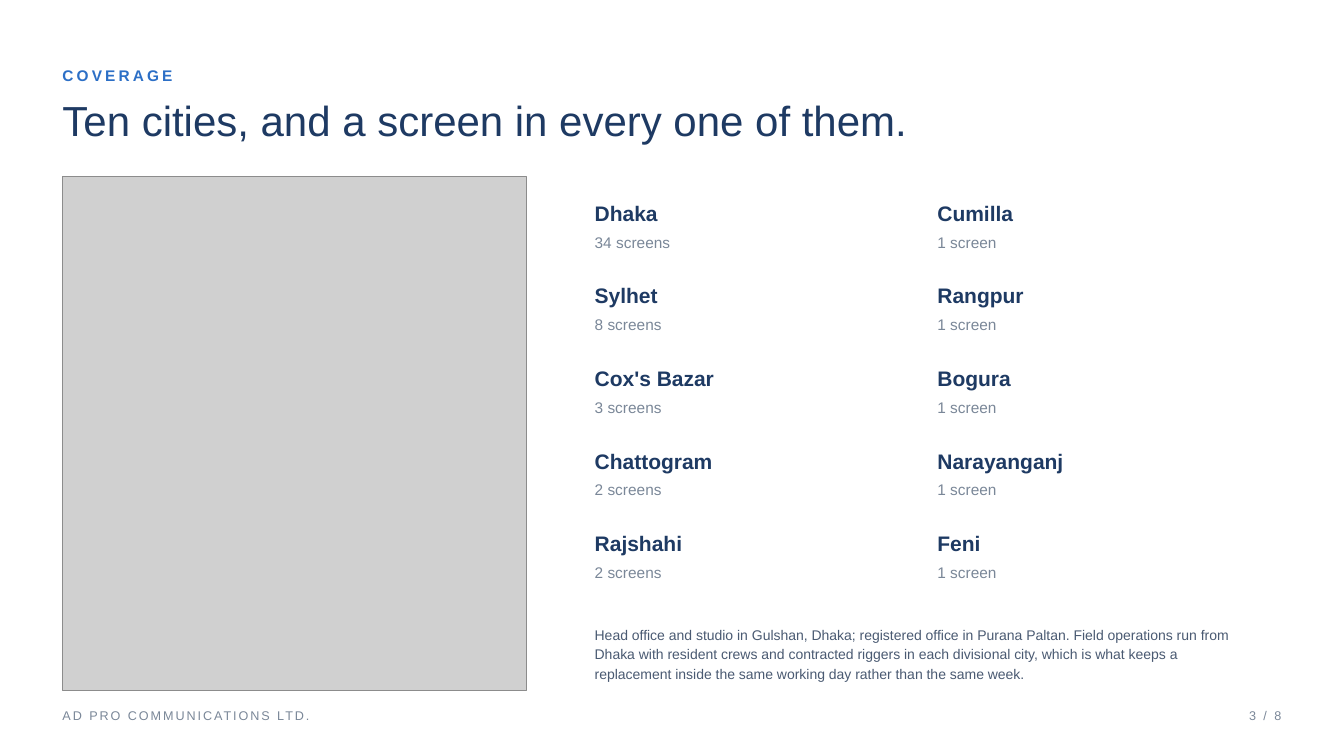
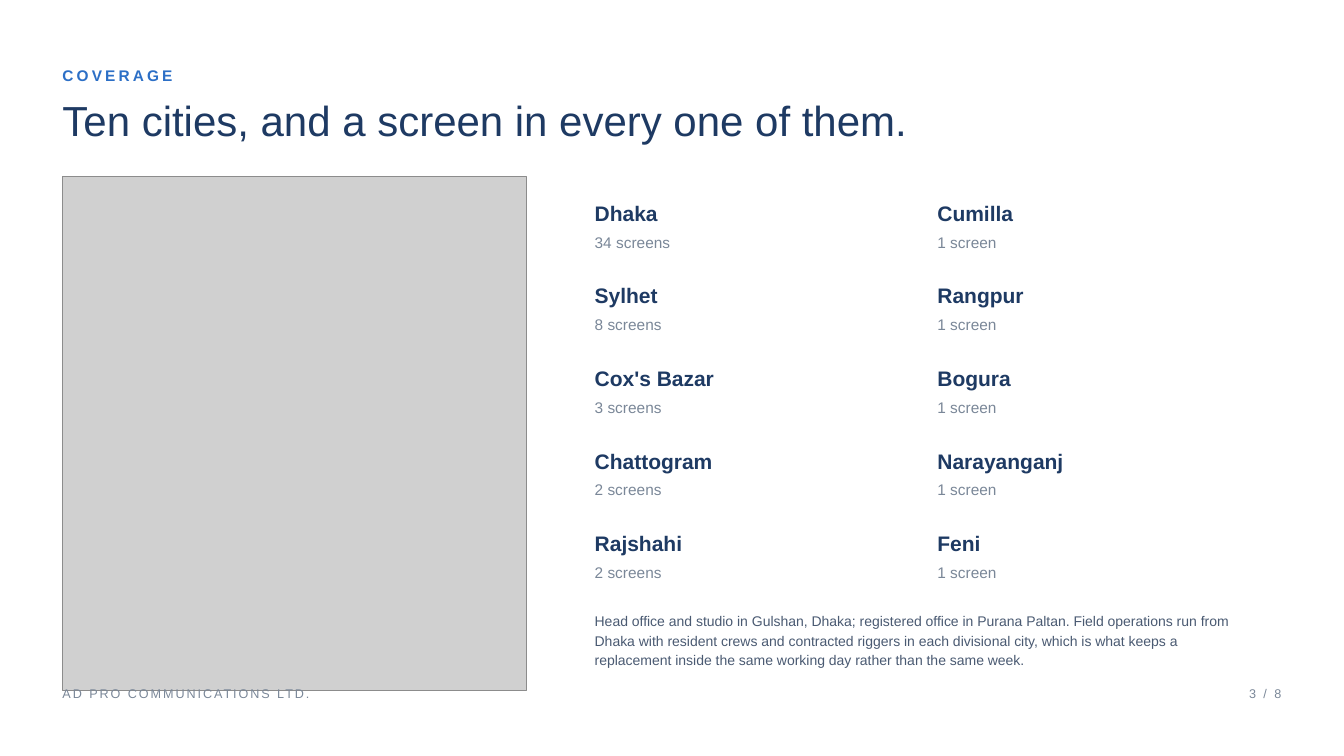
Before and after one commit to AhmedMasum2000000/acnd.music, a slide deck: slide 3 of adpro/uber-presentation.pptx. Drawn at 1344x756 pixels with LibreOffice and Linux fonts; fonts in the diff are those of the drawing; grey boxes stand for pictures. Boxes give left, top, right and bottom in pixels: in the first picture for what was removed or moved away, otherwise in the second. Text is boxed around its words. In the diff, an @@ line names an element or a change of style, - is before the commit and + after.

```diff
--- a/adpro/uber-presentation.pptx
+++ b/adpro/uber-presentation.pptx
@@ text "Head office and studio in ..." at bbox=[595, 616, 1229, 668]: vertical alignment middle to top @@
@@ text "AD PRO COMMUNICATIONS LTD.": place and size @@
-text "AD PRO COMMUNICATIONS LTD." at bbox=[63, 704, 567, 728]
+text "AD PRO COMMUNICATIONS LTD." at bbox=[63, 682, 567, 706]
@@ text "3 / 8": place and size @@
-text "3 / 8" at bbox=[1249, 711, 1281, 720]
+text "3 / 8" at bbox=[1249, 689, 1281, 698]
```
Also in this commit, not shown: 6 other slides changed, 1 other file.
